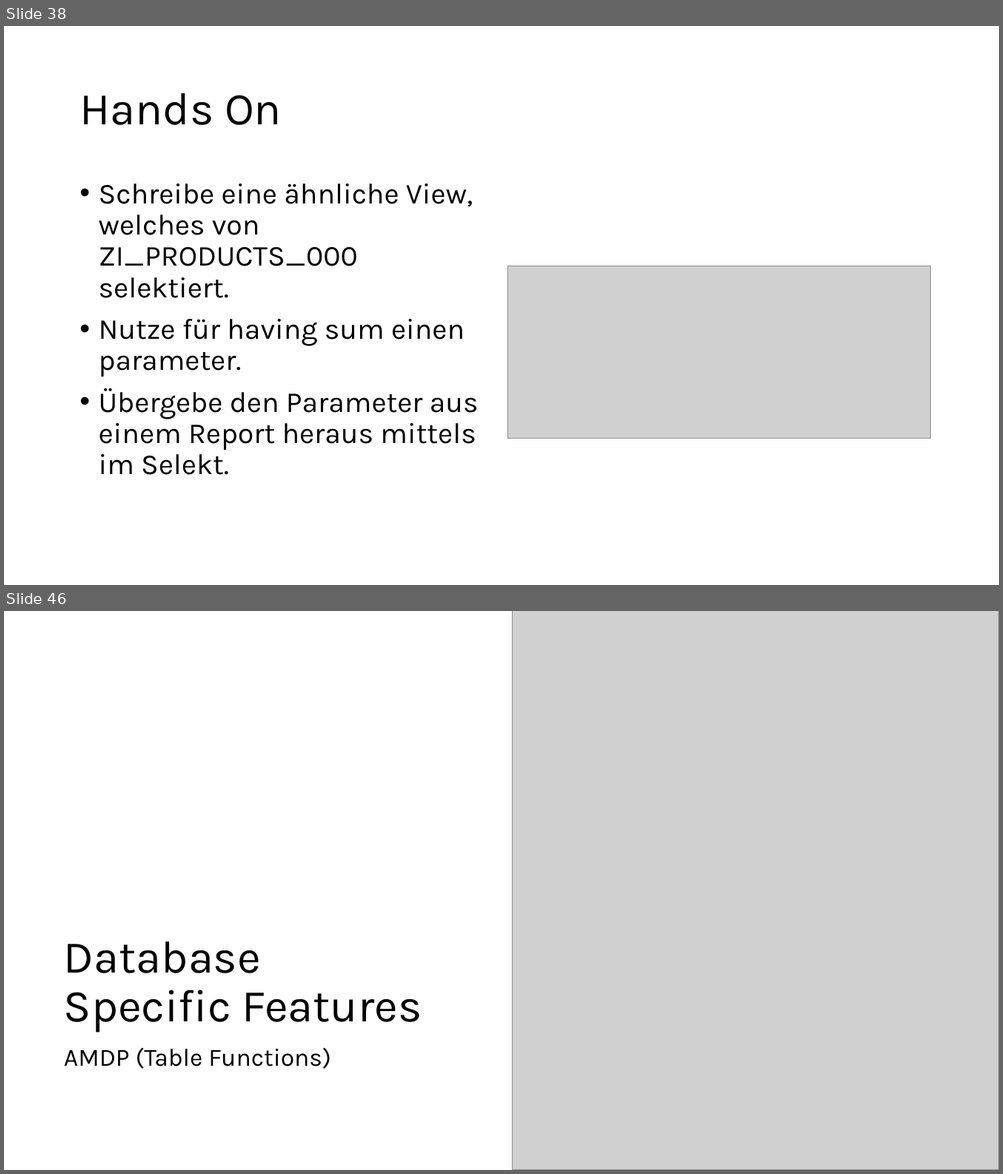
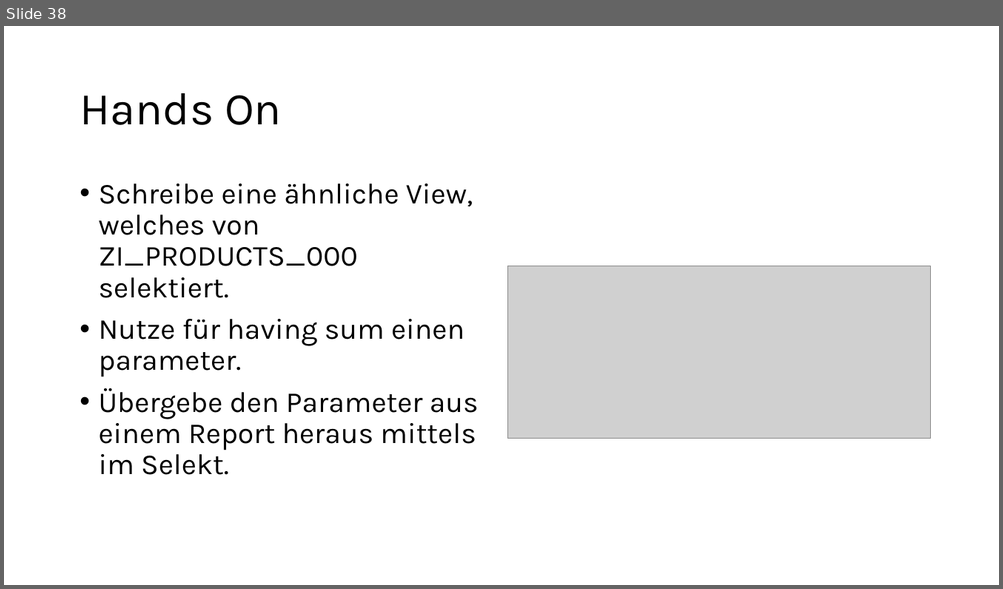
Before and after one commit to DevelopmentBvise/Schulung, a slide deck: CDS presentation/Tag1_Data Modeling with Core Data Services.pptx. Shown one above the other, each under a label of ours: slides 38 and 46 before the commit, slide 38 after it; the slides between them are not shown. The pictures are 1003x1174 and 1003x589 pixels, drawn with LibreOffice and Linux fonts; fonts in the diff are those of the drawing; grey boxes stand for pictures. Boxes give left, top, right and bottom in pixels: in the first picture for what was removed or moved away, otherwise in the second. Text is boxed around its words. In the diff, an @@ line names an element or a change of style, - is before the commit and + after.

```diff
--- a/CDS presentation/Tag1_Data Modeling with Core Data Services.pptx
+++ b/CDS presentation/Tag1_Data Modeling with Core Data Services.pptx
@@ slide 46 removed at bbox=[4, 611, 999, 1170], background #FFFFFF @@
@@ picture removed at bbox=[512, 611, 999, 1170] @@
@@ title removed at bbox=[64, 942, 422, 1033] @@
-Database Specific Features
@@ subtitle removed at bbox=[64, 1048, 331, 1069] @@
-AMDP (Table Functions)
```
Also in this commit, not shown: 1 slide changed, 12 other slides removed.
